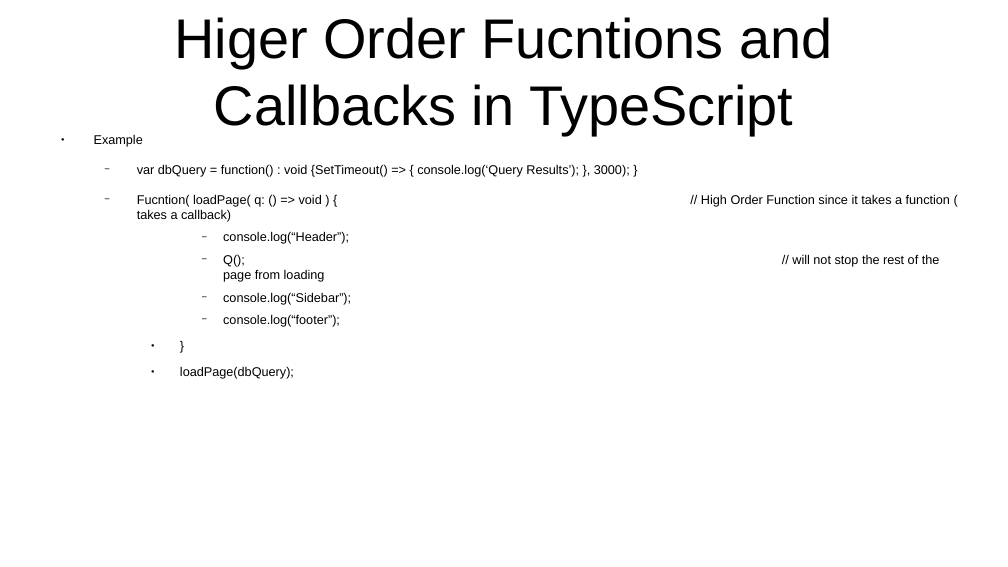
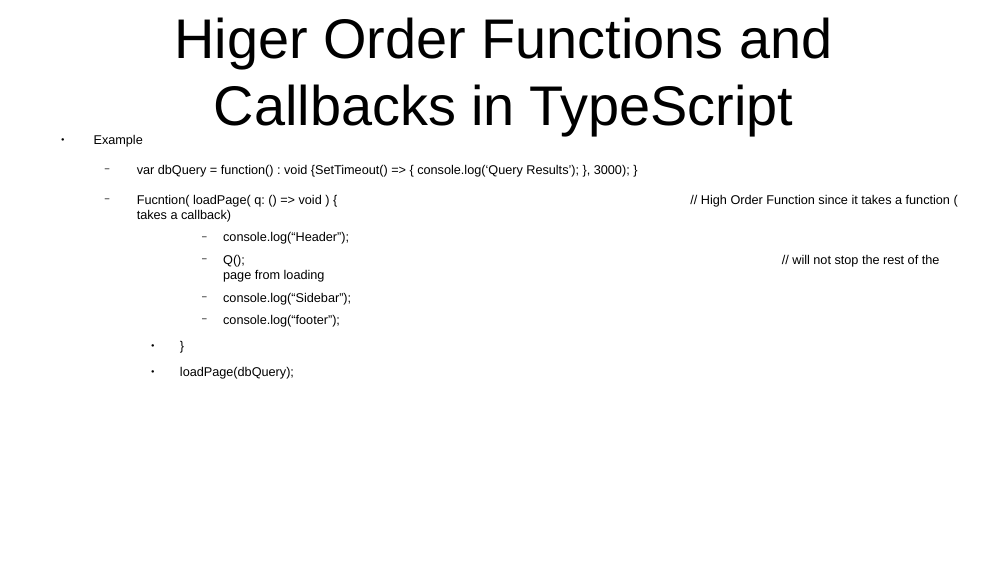
Before and after one commit to CharlesStockman/notesFromCourses, a slide deck: slide 30 of javascript/typescript/Introduction to Typescript Development.odp (slide 23 before the commit). Drawn at 1008x567 pixels with LibreOffice and Linux fonts; fonts in the diff are those of the drawing. Boxes give left, top, right and bottom in pixels: in the first picture for what was removed or moved away, otherwise in the second. Text is boxed around its words. In the diff, an @@ line names an element or a change of style, - is before the commit and + after.

```diff
--- a/javascript/typescript/Introduction to Typescript Development.odp
+++ b/javascript/typescript/Introduction to Typescript Development.odp
@@ title at bbox=[174, 17, 832, 135]: text changed @@
-Higer Order Fucntions and Callbacks in TypeScript
+Higer Order Functions and Callbacks in TypeScript
```
Also in this commit, not shown: 6 other slides changed, 8 slides added, 14 other files.
